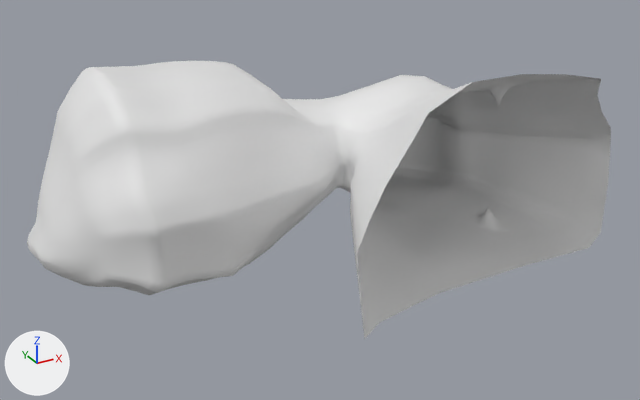
A saved change to the Blender file Assets/models/cave/room02/room02g.blend.
Camera for both pictures: a 50 mm camera at (-252.0, -161.3, 20.5) aimed at (-210.5, -85.8, -17.2). The lights are fixed; the arrows at lower left show +X, +Y and +Z.

In view in the first picture: '02a.005_room', '02a.005_stalag.000'.
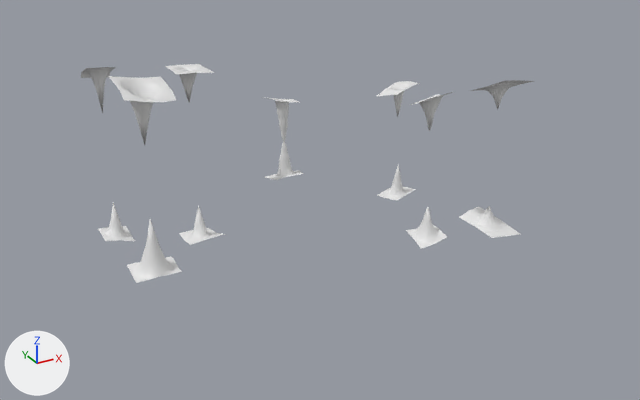
Changed parts and their boxes (x1, y1, x2, y2) in the pictures (640 x 400 px):
'02a.005_room', hidden
    before: (27, 61, 611, 339)
'02a.005_stalag.003', added
    after: (108, 76, 182, 283)
'02a.005_stalag.004', added
    after: (166, 64, 225, 245)
'02a.005_stalag.005', added
    after: (81, 67, 135, 241)
'02a.005_stalag.002', added
    after: (406, 91, 455, 249)
'02a.005_stalag.006', added
    after: (377, 81, 420, 200)
'02a.005_stalag.007', added
    after: (263, 97, 303, 180)
part 1 of me_cylinder_008, built on
    before: (89, 241, 159, 293)
part 2 of me_cylinder_008, deleted
    before: (166, 64, 214, 75)

What changed in the scene script:
```text
Change me_cylinder_008:
    used by ob_02a_005_room; parent = ob_02a_005; location = (0.0, 0.0, 0.0)
    remove me_cylinder_008.from_pydata(...)  # 5544 vertices, 5401 faces; spans x -239.2..-180.0, y -104.1..-64.1, z -24.5..-1.3
    add me_cylinder_008.from_pydata(...)  # 5550 vertices, 5385 faces; spans x -239.2..-180.0, y -104.1..-64.1, z -24.5..-1.3
    me_cylinder_008 part 1
    7 vertices are removed from x -234.4..-231.0, y -90.2..-86.6, z -20.1..-16.3
    27 faces are deleted
    15 vertices move from x -234.4..-231.2, y -89.7..-86.4, z -20.4..-16.5 to x -235.2..-231.3, y -91.0..-86.5, z -20.3..-16.3
    17 vertices are added at x -236.1..-231.3, y -91.9..-87.0, z -19.8..-16.5
    6 new vertices lie (-0.9, -0.8, 0.0) away from vertices in x -234.2..-231.1, y -90.2..-86.8, z -19.2..-16.9
    8 new vertices lie (-0.9, -0.9, 0.0) away from vertices in x -235.1..-230.9, y -91.0..-86.7, z -19.2..-16.9
    43 new faces join them
    me_cylinder_008 part 2
    9 vertices are removed from x -221.8..-219.9, y -77.2..-75.2, z -4.0..-3.8
    16 faces are deleted
Change ob_02a_005_room:
    add ob_02a_005_room.hide_set(True)  # wire or fog, not drawn
Add ob_02a_005_stalag_007:
    ob_02a_005_stalag_007 = bpy.data.objects.new('02a.005_stalag.007', me_cylinder_006)  # 356 vertices, 338 faces; spans x -211.55..-207.47, y -77.25..-73.65, z -18.75..-8.72
    ob_02a_005_stalag_007.parent = ob_02a_005
    ob_02a_005_stalag_007.location = (0.0, 0.0, 0.0)
Add ob_02a_005_stalag_002:
    ob_02a_005_stalag_002 = bpy.data.objects.new('02a.005_stalag.002', me_cylinder_000)  # 306 vertices, 256 faces; spans x -202.2..-198.5, y -92.6..-89.3, z -22.1..-5.2
    ob_02a_005_stalag_002.parent = ob_02a_005
    ob_02a_005_stalag_002.location = (0.0, 0.0, 0.0)
Add ob_02a_005_stalag_006:
    ob_02a_005_stalag_006 = bpy.data.objects.new('02a.005_stalag.006', me_cylinder_001)  # 306 vertices, 256 faces; spans x -201.92..-196.55, y -84.52..-81.41, z -20.03..-6.94
    ob_02a_005_stalag_006.parent = ob_02a_005
    ob_02a_005_stalag_006.location = (0.0, 0.0, 0.0)
Add ob_02a_005_stalag_003:
    ob_02a_005_stalag_003 = bpy.data.objects.new('02a.005_stalag.003', me_cylinder_002)  # 252 vertices, 208 faces; spans x -230.0..-224.4, y -83.1..-78.1, z -23.7..-2.8
    ob_02a_005_stalag_003.parent = ob_02a_005
    ob_02a_005_stalag_003.location = (0.0, 0.0, 0.0)
Add ob_02a_005_stalag_004:
    ob_02a_005_stalag_004 = bpy.data.objects.new('02a.005_stalag.004', me_cylinder_003)  # 162 vertices, 128 faces; spans x -222.8..-218.3, y -78.2..-74.3, z -23.3..-3.7
    ob_02a_005_stalag_004.parent = ob_02a_005
    ob_02a_005_stalag_004.location = (0.0, 0.0, 0.0)
Add ob_02a_005_stalag_005:
    ob_02a_005_stalag_005 = bpy.data.objects.new('02a.005_stalag.005', me_cylinder_004)  # 162 vertices, 128 faces; spans x -230.6..-227.1, y -73.5..-69.4, z -23.5..-3.2
    ob_02a_005_stalag_005.parent = ob_02a_005
    ob_02a_005_stalag_005.location = (0.0, 0.0, 0.0)
```
